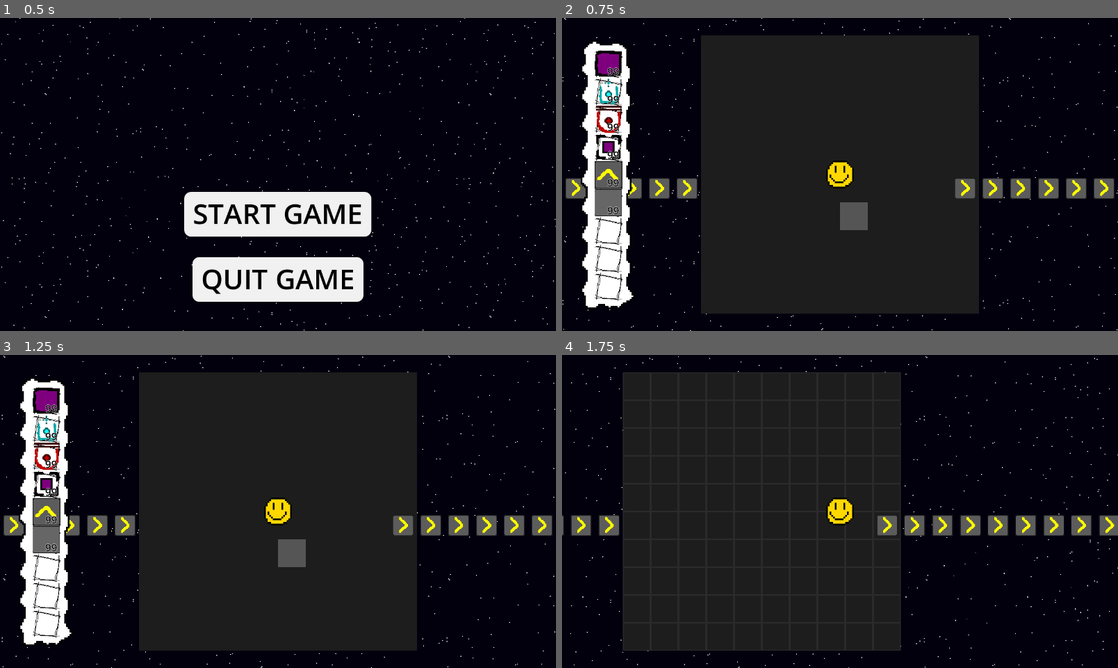
Above: before the commit, frames 1-4 (two rows, left to right).
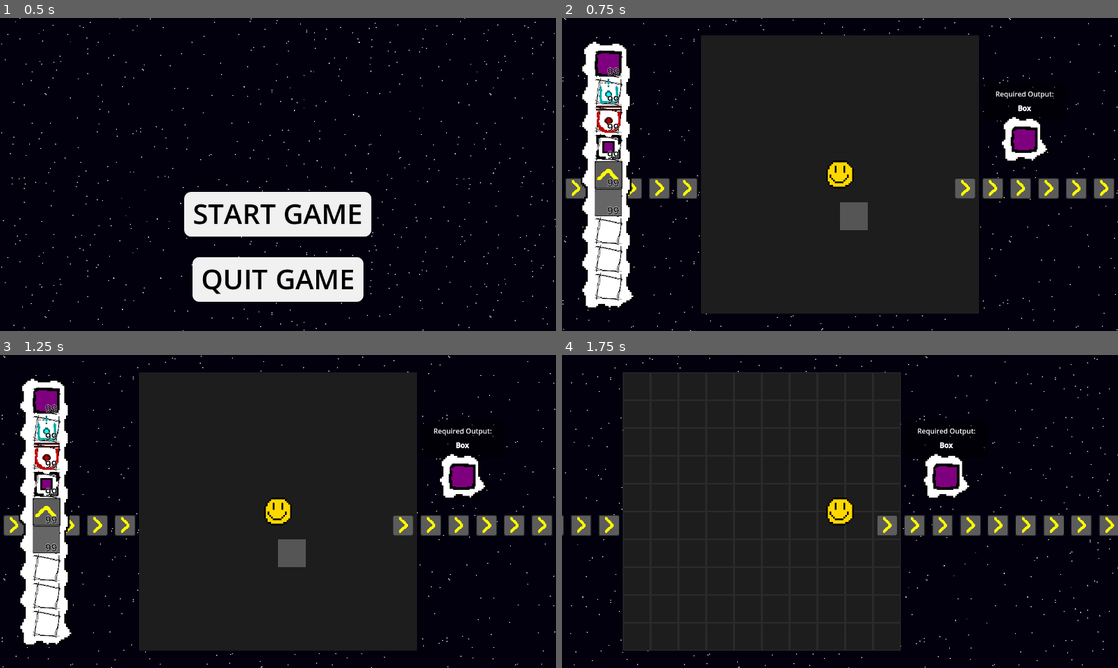
Above: after the commit, the same moments.

Repository: Stev51/gmtk-jam-2025
Game: Godot game, scene res://scenes/title_screen.tscn
Two runs of this game, one before a commit and one after it. Both use one fixed random seed, a clock stepped at 60 frames per second and the inputs below.
Inputs (mouse positions are in pixels of both pictures, inside the frame that each line leads up to):
- Up to frame 1 (0.5 s): no input
- Up to frame 2 (0.75 s): click "START GAME" at 0.5 s
- Up to frame 3 (1.25 s): no input
- Up to frame 4 (1.75 s): tap Enter at 1.25 s; move the mouse to (962, 495) at 1.27 s; hold Right (ui_right) from 1.28 s (still down); hold I (inv_toggle) from 1.28 s (still down); click (962, 495) at 1.42 s

Frame 1 is identical in both runs. In frame 2, 0.9% of the frame differs, in the area x 75-89%, y 21-46%; in frame 3, 0.9%; in frame 4, 0.9%.

Commit message:
Added output indicator to map

Diff:
--- /dev/null
+++ b/scenes/output_indicator.tscn
@@ -0,0 +1,80 @@
+[gd_scene load_steps=4 format=3 uid="uid://p0po0n2gkgvb"]
+
+[ext_resource type="Texture2D" uid="uid://bp3omtn4byiw6" path="res://assets/img/inventory_rect.png" id="1_3u5gx"]
+[ext_resource type="Script" uid="uid://cmdsirg3j0nfe" path="res://scripts/output_indicator.gd" id="1_tmt1a"]
+[ext_resource type="Texture2D" uid="uid://cl5ev0ar2mox2" path="res://assets/img/items/box_item.png" id="3_cusll"]
+
+[node name="OutputIndicator" type="Node2D"]
+script = ExtResource("1_tmt1a")
+
+[node name="TextBackground" type="ColorRect" parent="."]
+anchors_preset = 8
+anchor_left = 0.5
+anchor_top = 0.5
+anchor_right = 0.5
+anchor_bottom = 0.5
+offset_left = -95.0
+offset_top = -130.0
+offset_right = 96.0
+offset_bottom = -42.0
+grow_horizontal = 2
+grow_vertical = 2
+color = Color(0, 0, 0, 0.505882)
+
+[node name="ItemBackground" type="NinePatchRect" parent="."]
+anchors_preset = 8
+anchor_left = 0.5
+anchor_top = 0.5
+anchor_right = 0.5
+anchor_bottom = 0.5
+offset_left = -64.0
+offset_top = -64.0
+offset_right = 64.0
+offset_bottom = 64.0
+grow_horizontal = 2
+grow_vertical = 2
+texture = ExtResource("1_3u5gx")
+patch_margin_left = 64
+patch_margin_top = 64
+patch_margin_right = 64
+patch_margin_bottom = 64
+axis_stretch_horizontal = 1
+axis_stretch_vertical = 1
+
+[node name="ItemDisplay" type="Sprite2D" parent="."]
+texture = ExtResource("3_cusll")
+
+[node name="ItemText" type="RichTextLabel" parent="."]
+anchors_preset = 8
+anchor_left = 0.5
+anchor_top = 0.5
+anchor_right = 0.5
+anchor_bottom = 0.5
+offset_left = -165.0
+offset_top = -90.0
+offset_right = 165.0
+offset_bottom = -55.0
+grow_horizontal = 2
+grow_vertical = 2
+bbcode_enabled = true
+text = "[b]Blank Item Name[/b]"
+horizontal_alignment = 1
+vertical_alignment = 1
+
+[node name="TitleText" type="RichTextLabel" parent="."]
+anchors_preset = 8
+anchor_left = 0.5
+anchor_top = 0.5
+anchor_right = 0.5
+anchor_bottom = 0.5
+offset_left = -72.0
+offset_top = -120.0
+offset_right = 73.0
+offset_bottom = -91.0
+grow_horizontal = 2
+grow_vertical = 2
+bbcode_enabled = true
+text = "Required Output:"
+fit_content = true
+horizontal_alignment = 1
+vertical_alignment = 1
--- a/scenes/world.tscn
+++ b/scenes/world.tscn
@@ -1,9 +1,11 @@
-[gd_scene load_steps=11 format=4 uid="uid://hsl6f3topqru"]
+[gd_scene load_steps=13 format=4 uid="uid://hsl6f3topqru"]
 
 [ext_resource type="Texture2D" uid="uid://cjocknw0gcrmi" path="res://assets/img/tile_bg_floor.png" id="1_nnsk1"]
 [ext_resource type="Script" uid="uid://dw0bs4wkgqd2" path="res://scripts/world.gd" id="1_rwgxs"]
+[ext_resource type="Resource" uid="uid://4mmmjg0jaf0i" path="res://inventory/items/box_item.tres" id="2_qfnet"]
 [ext_resource type="Texture2D" uid="uid://bvrws2yksbnbd" path="res://assets/img/tile.png" id="3_4wyf3"]
 [ext_resource type="Script" path="res://scripts/io_handler.gd" id="4_k0juu"]
+[ext_resource type="PackedScene" uid="uid://p0po0n2gkgvb" path="res://scenes/output_indicator.tscn" id="5_71j4m"]
 
 [sub_resource type="TileSetAtlasSource" id="TileSetAtlasSource_nnsk1"]
 texture = ExtResource("1_nnsk1")
@@ -54,6 +56,7 @@
 
 [node name="World" type="Node2D"]
 script = ExtResource("1_rwgxs")
+starting_item = ExtResource("2_qfnet")
 
 [node name="BackgroundTileMapLayer" type="TileMapLayer" parent="."]
 scale = Vector2(2, 2)
@@ -85,4 +88,7 @@
 [node name="IOHandler" type="Node2D" parent="."]
 script = ExtResource("4_k0juu")
 
+[node name="OutputIndicator" parent="." instance=ExtResource("5_71j4m")]
+position = Vector2(745, 240)
+
 [connection signal="timeout" from="MechanismClock" to="." method="_on_mechanism_clock_timeout"]
--- /dev/null
+++ b/scripts/output_indicator.gd
@@ -0,0 +1,21 @@
+extends Node2D
+
+@onready var display_node = $ItemDisplay
+@onready var text_node = $ItemText
+
+var current_item: InventoryItem
+
+func _ready():
+	display_node.texture = null
+	text_node.text = format_text("Nothing yet!")
+
+func set_new_item(item: InventoryItem):
+	current_item = item
+	display_node.texture = item.texture
+	text_node.text = format_text(item.name)
+
+func set_new_mechanism(mech: Mechanism):
+	set_new_item(mech.item)
+
+func format_text(text):
+	return "[b]" + text + "[/b]"
--- a/scripts/world.gd
+++ b/scripts/world.gd
@@ -19,6 +19,10 @@
 var toRenderMechs: Array = Array()
 
 @onready var main_tile_map_layer = $MainTileMapLayer
+@onready var output_indicator = $OutputIndicator
+
+# TEMP #
+@export var starting_item: InventoryItem
 
 func updateMechanisms() -> void:
 	# Reset push state of all boxes
@@ -151,6 +155,9 @@
 
 	$MechanismClock.start()
 
+	# TEMP #
+	output_indicator.set_new_item(starting_item)
+
 func addMechanism(mech: Mechanism):
 	if mech.ground == BACKGROUND:
 		self.setBackgroundMechanism(mech.x, mech.y, mech)
Not shown, added: scripts/output_indicator.gd.uid
